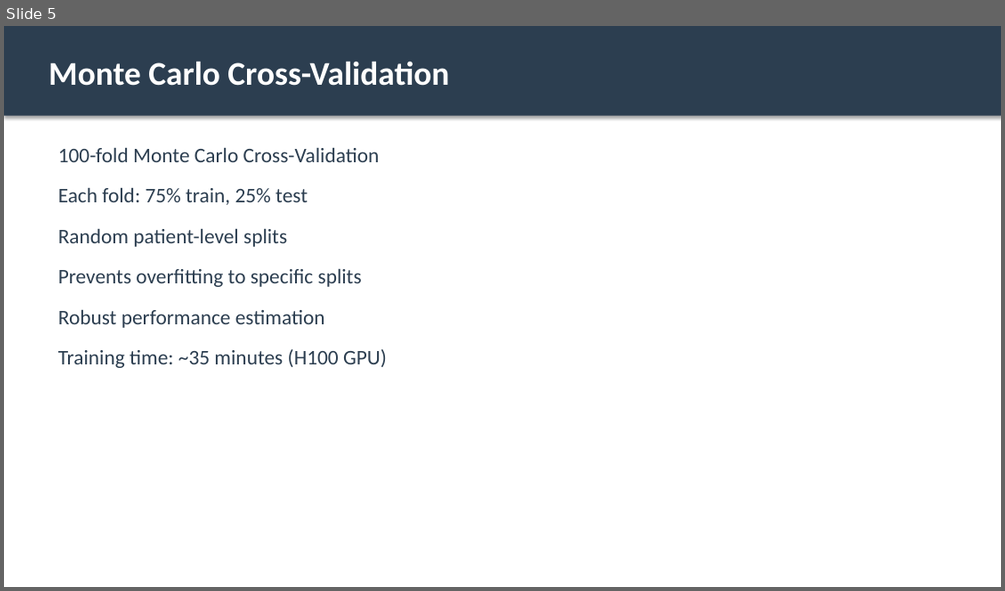
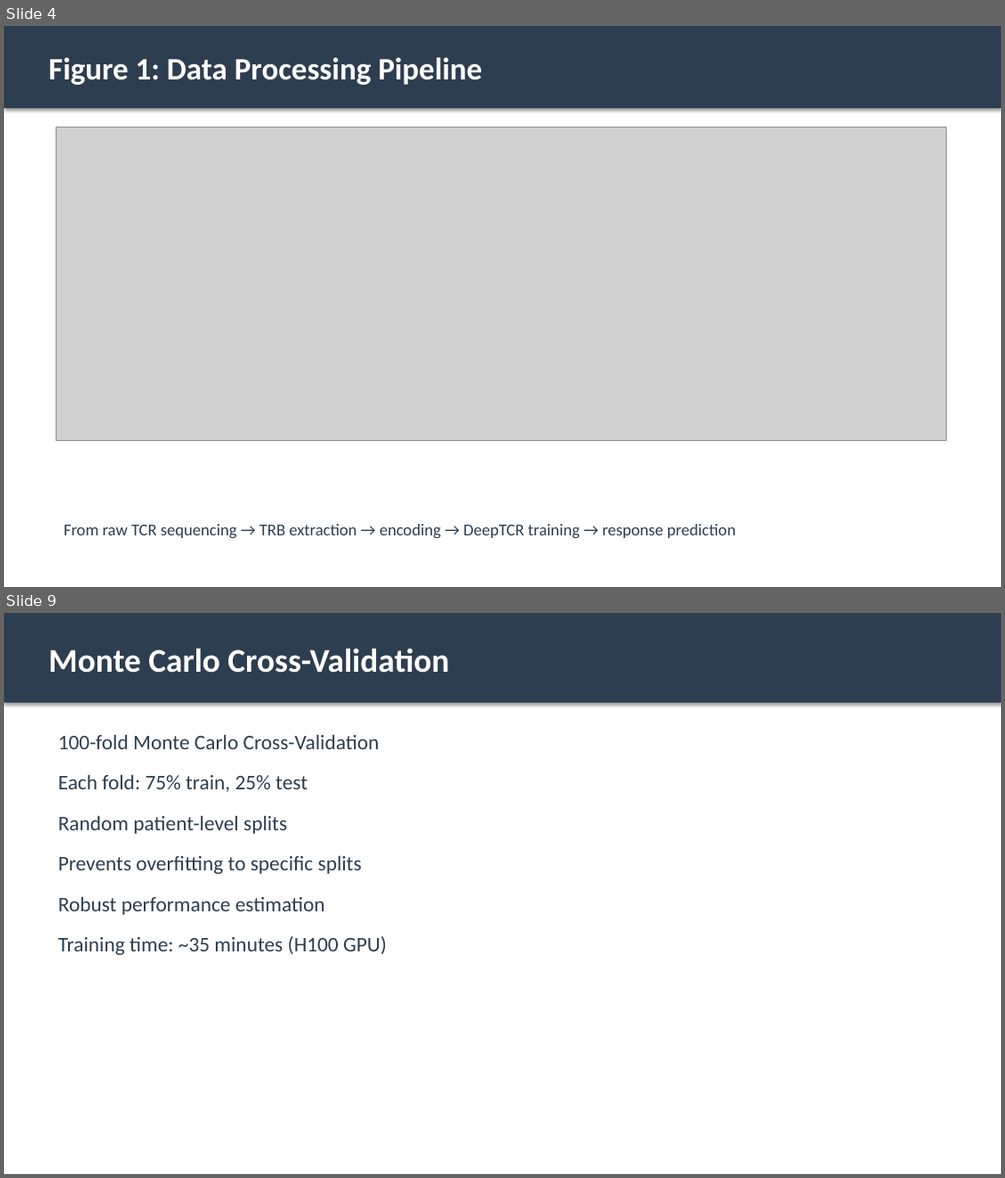
Before and after one commit to MateenahJAHAN/Final_Deliverable_DeepTCRResearch_Mateenah_Jahan_CSIR, a slide deck: results/DeepTCR_Results_Presentation.pptx. Shown one above the other, each under a label of ours: slide 5 before the commit, slides 4 and 9 after it; the slides between them are not shown. The pictures are 1005x591 and 1005x1178 pixels, drawn with LibreOffice and Linux fonts; fonts in the diff are those of the drawing; grey boxes stand for pictures. Boxes give left, top, right and bottom in pixels: in the first picture for what was removed or moved away, otherwise in the second. Text is boxed around its words. In the diff, an @@ line names an element or a change of style, - is before the commit and + after.

```diff
--- a/results/DeepTCR_Results_Presentation.pptx
+++ b/results/DeepTCR_Results_Presentation.pptx
@@ slide 4 added at (4,26,1001,587), background #FFFFFF @@
@@ rectangle added at (4,26,1001,108), fill #2C3E50 @@
@@ text added at (48,57,482,85), 30 pt, text #FFFFFF, bold @@
+Figure 1: Data Processing Pipeline
@@ picture added at (57,127,947,440) @@
@@ text added at (64,524,736,538), 16 pt, text #2C3E50 @@
+From raw TCR sequencing → TRB extraction → encoding → DeepTCR training → response prediction
@@ what was slide 5 is now slide 9 @@
```
Also in this commit, not shown: 5 slides changed, 13 other slides added, 8 slides removed, 2 other files.
